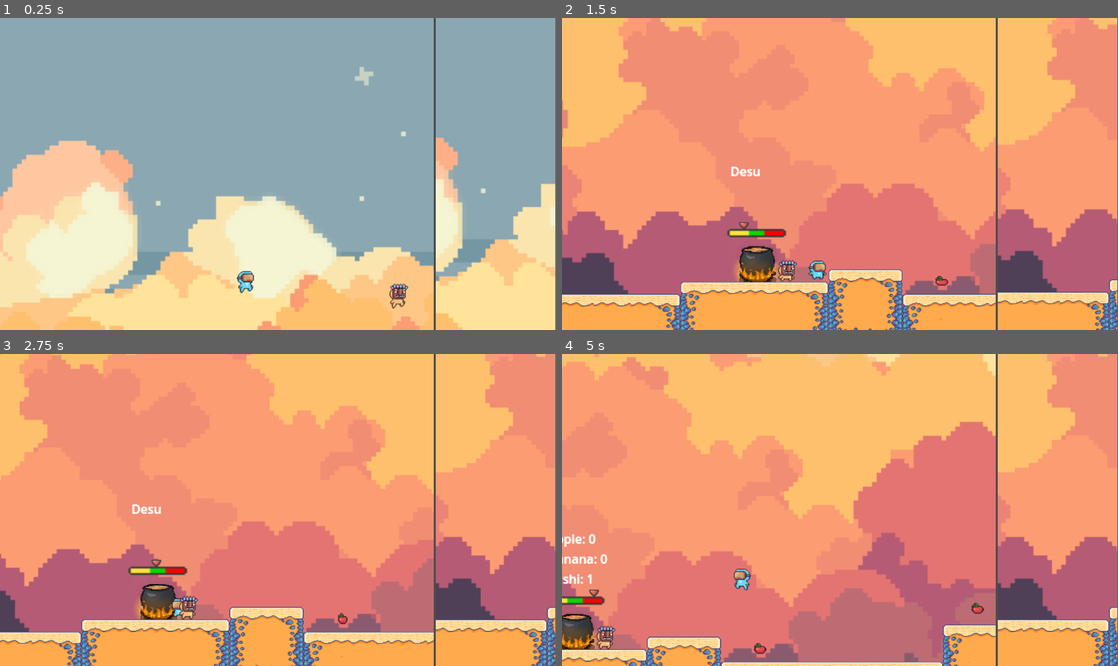
Above: before the commit, frames 1-4 (two rows, left to right).
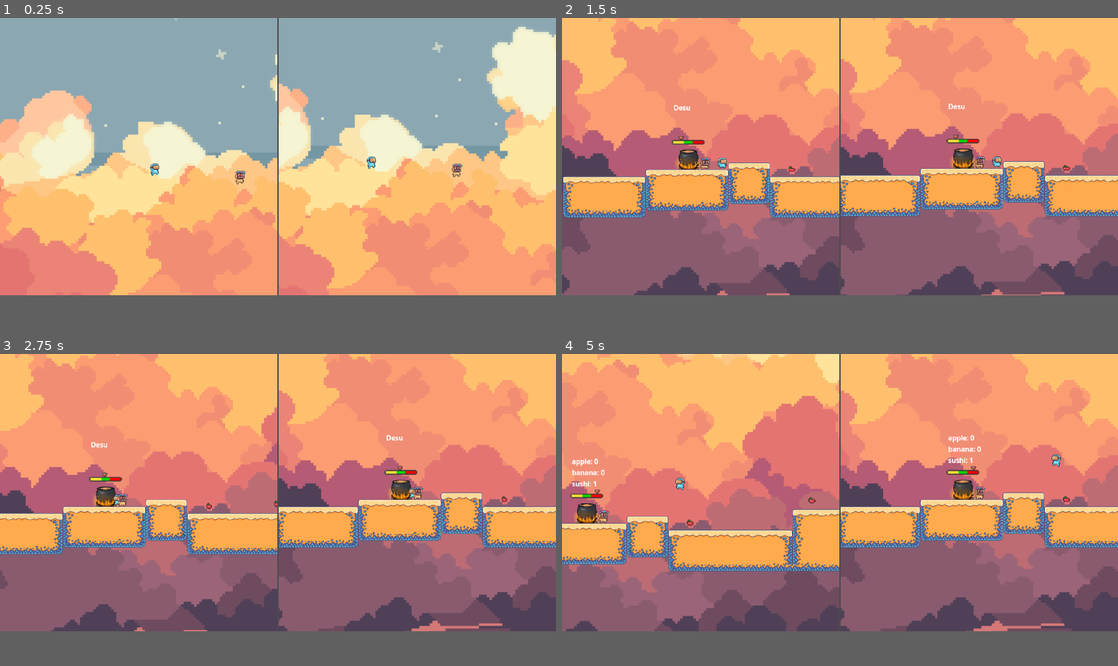
Above: after the commit, the same moments.

Repository: lakeside-tsa/pacific-potluck
Game: Godot game, scene res://scenes/splitscreen.tscn
Two runs of this game, one before a commit and one after it. Both use one fixed random seed, a clock stepped at 60 frames per second and the inputs below.
Inputs:
- Up to frame 1 (0.25 s): no input
- Up to frame 2 (1.5 s): hold D (p1_right) from 0.53 s (still down); tap W (p1_up) at 0.77 s
- Up to frame 3 (2.75 s): tap W (p1_up) at 1.52 s; release D (p1_right) at 2.03 s; hold A (p1_left) from 2.03 s (still down)
- Up to frame 4 (5 s): release A (p1_left) at 2.78 s; hold D (p1_right) 2.78-4.28 s; tap W (p1_up) at 3.02, 3.77, 4.52 s; hold A (p1_left) from 4.28 s (still down)
The window is 799x449 before the commit and 800x399 after it. Grey fills any space a smaller window leaves; there, only what the larger window draws over its background counts as a difference.

The runs differ from the first frame. In frame 1, 61% of the frame differs, in the area x 0-100%, y 0-100%; in frame 2, 71%; in frame 3, 71%; in frame 4, 77%.

Commit message:
fix: screen resize improvements

Diff:
--- a/project.godot
+++ b/project.godot
@@ -15,6 +15,13 @@
 config/features=PackedStringArray("4.3", "Mobile")
 config/icon="res://icon.svg"
 boot_splash/stretch/scale=0.7
+
+[display]
+
+window/size/viewport_width=1804
+window/size/viewport_height=900
+window/stretch/mode="viewport"
+window/stretch/aspect="expand"
 
 [input]
 
--- a/scenes/splitscreen.tscn
+++ b/scenes/splitscreen.tscn
@@ -1,55 +1,56 @@
-[gd_scene load_steps=5 format=3 uid="uid://cgbyrfskejfog"]
+[gd_scene load_steps=6 format=3 uid="uid://cgbyrfskejfog"]
 
 [ext_resource type="Script" path="res://scripts/splitscreen.gd" id="1_e0shh"]
 [ext_resource type="Script" path="res://scripts/camera_1.gd" id="1_ol4fa"]
+[ext_resource type="Script" path="res://scripts/canvaslayer.gd" id="2_hsxpx"]
 [ext_resource type="Script" path="res://scripts/camera_2.gd" id="4_1x333"]
 [ext_resource type="PackedScene" uid="uid://dj8kitg0fqqeg" path="res://scenes/game_manager.tscn" id="7_xm8t0"]
 
 [node name="Splitscreen" type="Node2D"]
 script = ExtResource("1_e0shh")
 
-[node name="Control" type="Control" parent="."]
-custom_minimum_size = Vector2(1804, 1000)
-layout_mode = 3
-anchors_preset = 0
-offset_right = 1200.0
-offset_bottom = 800.0
-size_flags_horizontal = 3
+[node name="CanvasLayer" type="CanvasLayer" parent="."]
+script = ExtResource("2_hsxpx")
 
-[node name="HBoxContainer" type="HBoxContainer" parent="Control"]
+[node name="HBoxContainer" type="HBoxContainer" parent="CanvasLayer"]
 custom_minimum_size = Vector2(1804, 100)
-layout_mode = 1
-offset_right = 1804.0
-offset_bottom = 1200.0
-
-[node name="SubViewportContainer1" type="SubViewportContainer" parent="Control/HBoxContainer"]
-layout_mode = 2
+anchors_preset = 15
+anchor_right = 1.0
+anchor_bottom = 1.0
+grow_horizontal = 2
+grow_vertical = 2
 size_flags_horizontal = 3
 size_flags_vertical = 3
 
-[node name="SubViewport" type="SubViewport" parent="Control/HBoxContainer/SubViewportContainer1"]
+[node name="SubViewportContainer1" type="SubViewportContainer" parent="CanvasLayer/HBoxContainer"]
+layout_mode = 2
+size_flags_horizontal = 3
+stretch = true
+
+[node name="SubViewport" type="SubViewport" parent="CanvasLayer/HBoxContainer/SubViewportContainer1"]
 handle_input_locally = false
-size = Vector2i(900, 1000)
+size = Vector2i(900, 900)
 render_target_update_mode = 4
 
-[node name="Camera1" type="Camera2D" parent="Control/HBoxContainer/SubViewportContainer1/SubViewport"]
-zoom = Vector2(1.6, 1.6)
+[node name="Camera1" type="Camera2D" parent="CanvasLayer/HBoxContainer/SubViewportContainer1/SubViewport"]
+zoom = Vector2(1.4, 1.4)
 limit_smoothed = true
 position_smoothing_enabled = true
 script = ExtResource("1_ol4fa")
 
-[node name="SubViewportContainer2" type="SubViewportContainer" parent="Control/HBoxContainer"]
+[node name="SubViewportContainer2" type="SubViewportContainer" parent="CanvasLayer/HBoxContainer"]
 layout_mode = 2
 size_flags_horizontal = 3
 size_flags_vertical = 3
+stretch = true
 
-[node name="SubViewport" type="SubViewport" parent="Control/HBoxContainer/SubViewportContainer2"]
+[node name="SubViewport" type="SubViewport" parent="CanvasLayer/HBoxContainer/SubViewportContainer2"]
 handle_input_locally = false
-size = Vector2i(900, 1000)
+size = Vector2i(900, 900)
 render_target_update_mode = 4
 
-[node name="Camera2" type="Camera2D" parent="Control/HBoxContainer/SubViewportContainer2/SubViewport"]
-zoom = Vector2(1.6, 1.6)
+[node name="Camera2" type="Camera2D" parent="CanvasLayer/HBoxContainer/SubViewportContainer2/SubViewport"]
+zoom = Vector2(1.4, 1.4)
 limit_smoothed = true
 position_smoothing_enabled = true
 script = ExtResource("4_1x333")
--- /dev/null
+++ b/scripts/canvaslayer.gd
@@ -0,0 +1,4 @@
+extends CanvasLayer
+
+func _ready() -> void:
+	get_viewport().size = DisplayServer.screen_get_size()
--- a/scripts/splitscreen.gd
+++ b/scripts/splitscreen.gd
@@ -1,14 +1,12 @@
 extends Node2D
-
-#var level_1_scene = preload("res://scenes/level_1.tscn")
 
 var current_level: Node
 var player1: Node
 var player2: Node
 
 func _ready():
-	var viewport1 = $Control/HBoxContainer/SubViewportContainer1/SubViewport
-	var viewport2 = $Control/HBoxContainer/SubViewportContainer2/SubViewport
+	var viewport1 = $CanvasLayer/HBoxContainer/SubViewportContainer1/SubViewport
+	var viewport2 = $CanvasLayer/HBoxContainer/SubViewportContainer2/SubViewport
 
 	viewport2.world_2d = viewport1.world_2d
 
@@ -21,13 +19,13 @@
 
 	game_manager.connect("level_loaded", Callable(self, "_on_level_loaded"))
 	game_manager.load_level(1)
-	print("Viewport1 size: ", $Control/HBoxContainer/SubViewportContainer1/SubViewport.size)
-	print("Viewport2 size: ", $Control/HBoxContainer/SubViewportContainer2/SubViewport.size)
+	print("Viewport1 size: ", $CanvasLayer/HBoxContainer/SubViewportContainer1/SubViewport.size)
+	print("Viewport2 size: ", $CanvasLayer/HBoxContainer/SubViewportContainer2/SubViewport.size)
 	print("ready done")
 
 func _on_level_loaded(level: Node, spawn_point1: Vector2, spawn_point2: Vector2):
-	var viewport1 = $Control/HBoxContainer/SubViewportContainer1/SubViewport
-	var viewport2 = $Control/HBoxContainer/SubViewportContainer2/SubViewport
+	var viewport1 = $CanvasLayer/HBoxContainer/SubViewportContainer1/SubViewport
+	var viewport2 = $CanvasLayer/HBoxContainer/SubViewportContainer2/SubViewport
 	print("on_level_loaded started")
 
 
@@ -58,8 +56,6 @@
 
 func _on_window_resized():
 	var window_size = get_viewport().size
-	var viewport1 = $Control/HBoxContainer/SubViewportContainer1/SubViewport
-	var viewport2 = $Control/HBoxContainer/SubViewportContainer2/SubViewport
-	#viewport1.size = Vector2(window_size.x / 2, window_size.y)
-	#viewport2.size = Vector2(window_size.x / 2, window_size.y)
+	var viewport1 = $CanvasLayer/HBoxContainer/SubViewportContainer1/SubViewport
+	var viewport2 = $CanvasLayer/HBoxContainer/SubViewportContainer2/SubViewport
 	print("Viewport sizes updated: ", viewport1.size)
